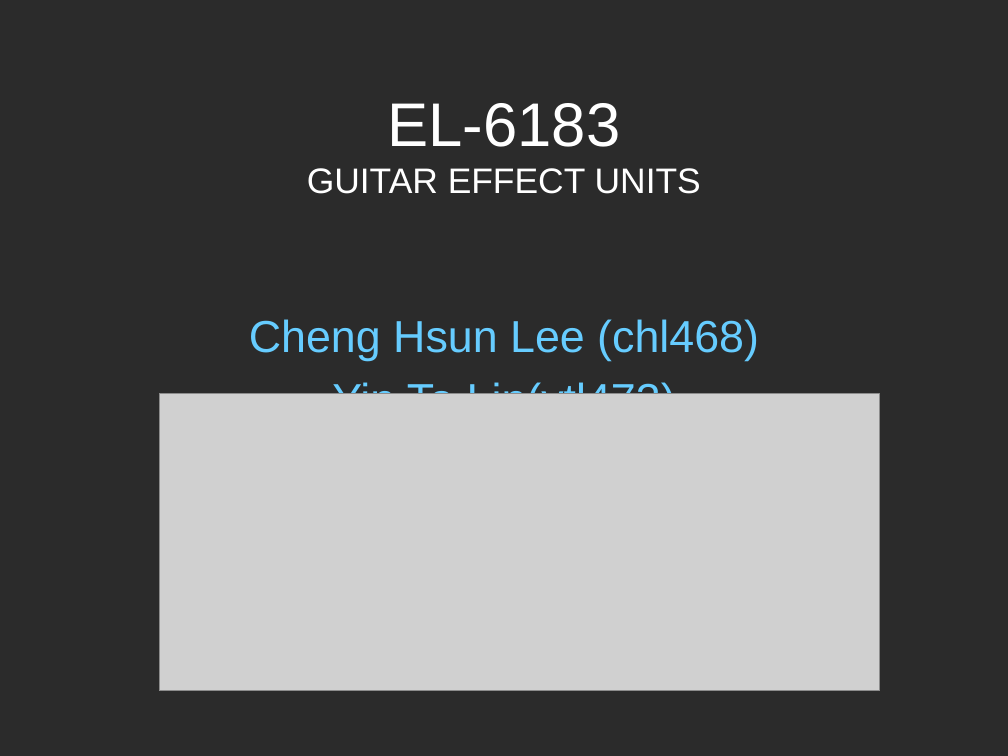
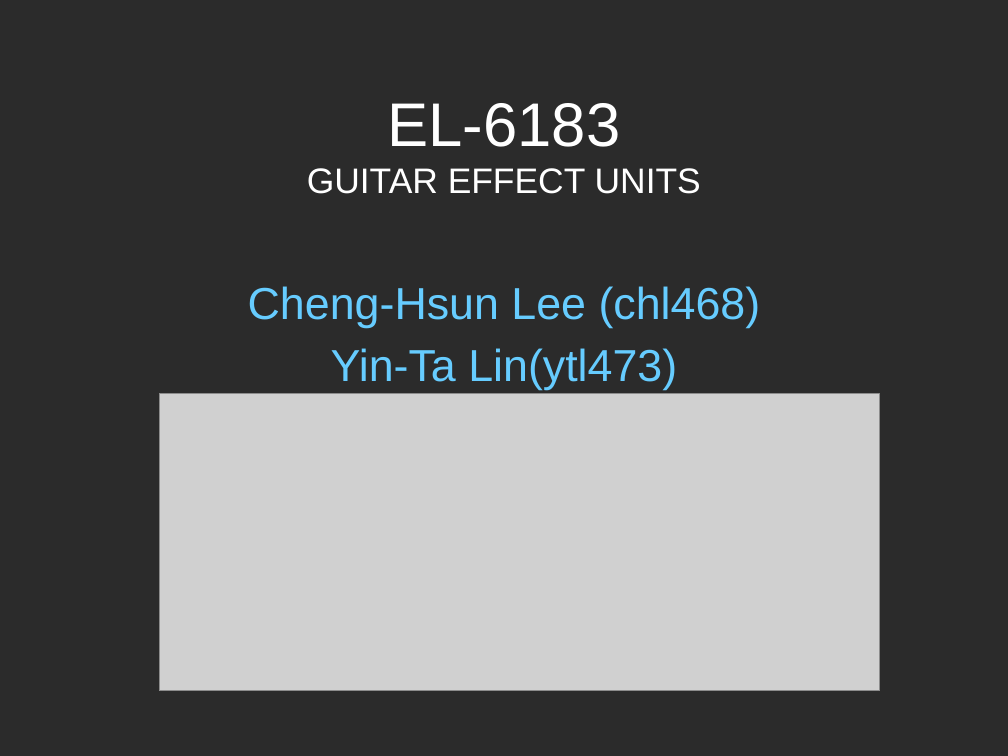
Before and after one commit to inteljack/EL6183-Digital-Signal-Processing-Lab-2015-Fall, a slide deck: slide 1 of project/jason/ppt.pptx. Drawn at 1008x756 pixels with LibreOffice and Linux fonts; fonts in the diff are those of the drawing; grey boxes stand for pictures; background and template pictures are left out; a plain dark background stands for a picture behind light text. Boxes give left, top, right and bottom in pixels: in the first picture for what was removed or moved away, otherwise in the second. Text is boxed around its words. In the diff, an @@ line names an element or a change of style, - is before the commit and + after.

```diff
--- a/project/jason/ppt.pptx
+++ b/project/jason/ppt.pptx
@@ subtitle at (248, 286, 761, 390): text changed @@
-Cheng Hsun Lee (chl468)
-Yin Ta Lin(ytl473)
+Cheng-Hsun Lee (chl468)
+Yin-Ta Lin(ytl473)
```
Also in this commit, not shown: 8 other slides changed, 1 slide added, 1 slide removed, 8 other files.
